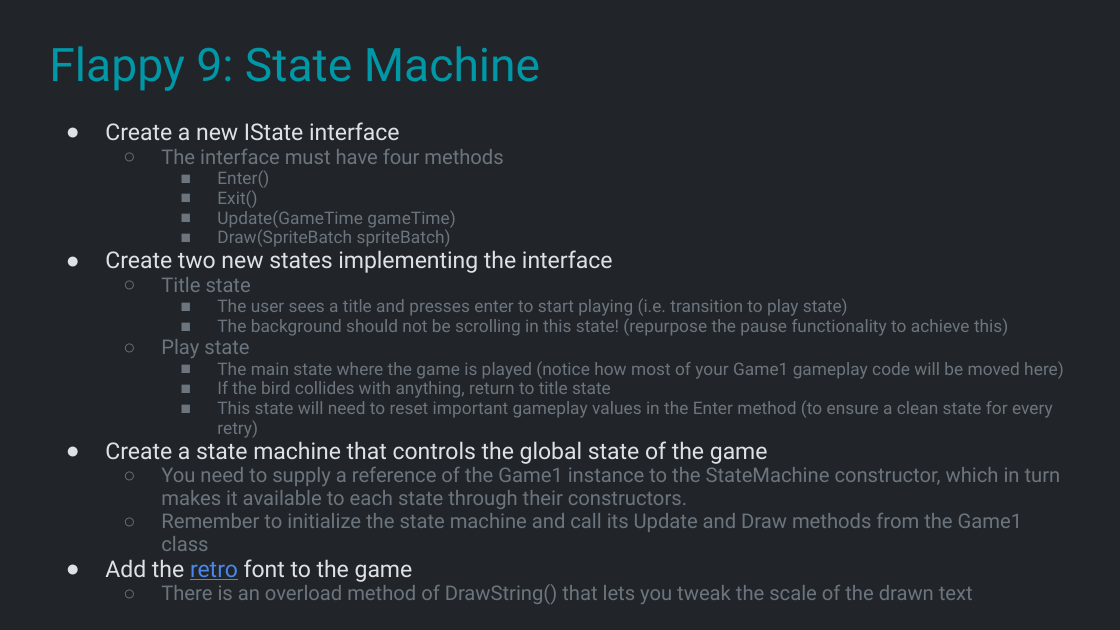
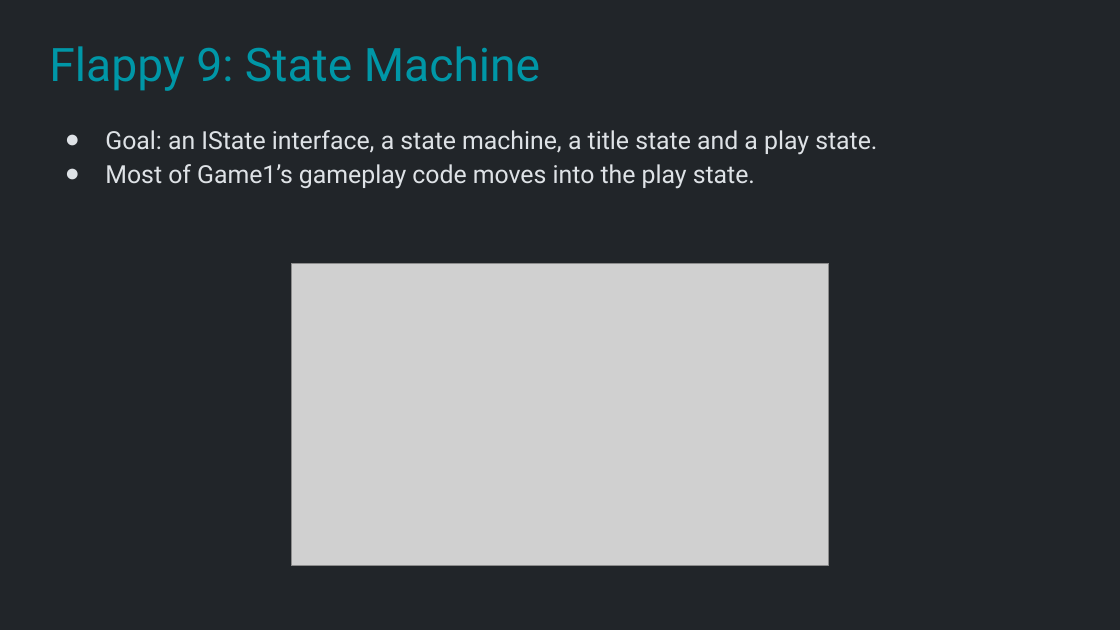
Before and after one commit to Metamate/gar, a slide deck: slide 32 of slides/02 Flappy Bird.pptx. Drawn at 1120x630 pixels with LibreOffice and Linux fonts; fonts in the diff are those of the drawing; grey boxes stand for pictures. Boxes give left, top, right and bottom in pixels: in the first picture for what was removed or moved away, otherwise in the second. Text is boxed around its words. In the diff, an @@ line names an element or a change of style, - is before the commit and + after.

```diff
--- a/slides/02 Flappy Bird.pptx
+++ b/slides/02 Flappy Bird.pptx
@@ text at <box>105,130,877,189</box>: text changed; size 11.1 to 16 pt; text colour #6C757D to #DEE2E6 @@
-● Create a new IState interface
-  ○ The interface must have four methods
-    ■ Enter()
-    ■ Exit()
-    ■ Update(GameTime gameTime)
-    ■ Draw(SpriteBatch spriteBatch)
-● Create two new states implementing the interface
-  ○ Title state
-    ■ The user sees a title and presses enter to start playing (i.e. transition to play state)
-    ■ The background should not be scrolling in this state! (repurpose the pause functionality to achieve this)
-  ○ Play state
-    ■ The main state where the game is played (notice how most of your Game1 gameplay code will be moved here)
-    ■ If the bird collides with anything, return to title state
-    ■ This state will need to reset important gameplay values in the Enter method (to ensure a clean state for every retry)
-● Create a state machine that controls the global state of the game
-  ○ You need to supply a reference of the Game1 instance to the StateMachine constructor, which in turn makes it available to each state through their constructors.
-  ○ Remember to initialize the state machine and call its Update and Draw methods from the Game1 class
-● Add the retro font to the game
-  ○ There is an overload method of DrawString() that lets you tweak the scale of the drawn text
+● Goal: an IState interface, a state machine, a title state and a play state.
+● Most of Game1’s gameplay code moves into the play state.
@@ picture added at <box>291,263,829,566</box> @@
```
Also in this commit, not shown: 12 other slides changed, 2 slides added, 1 slide removed, 1 other file.
